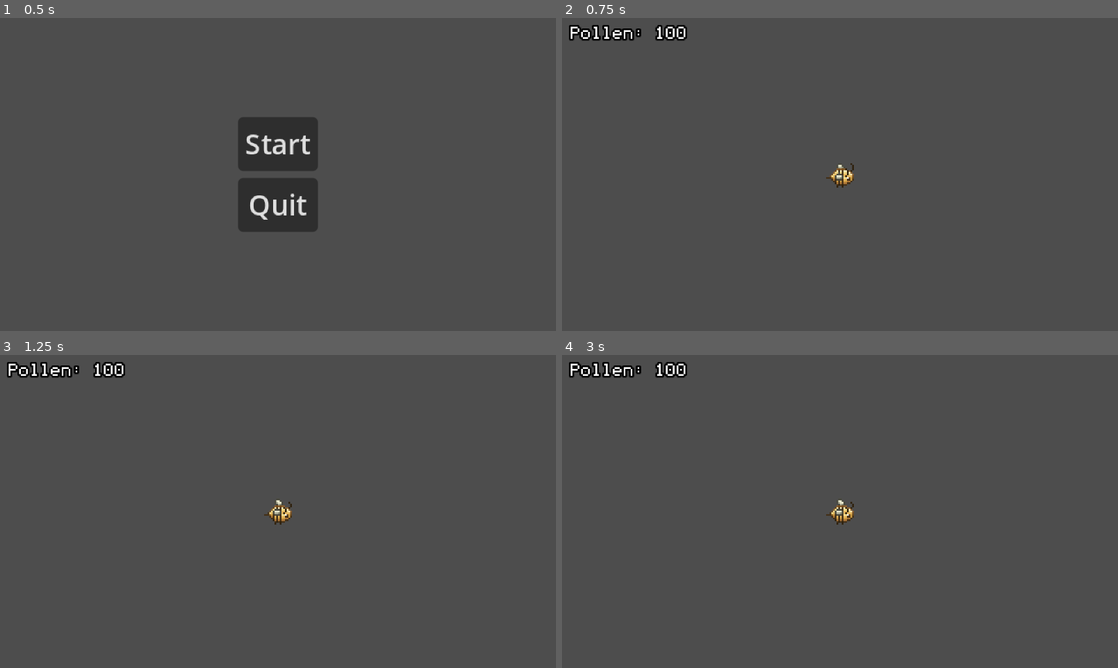
Above: before the commit, frames 1-4 (two rows, left to right).
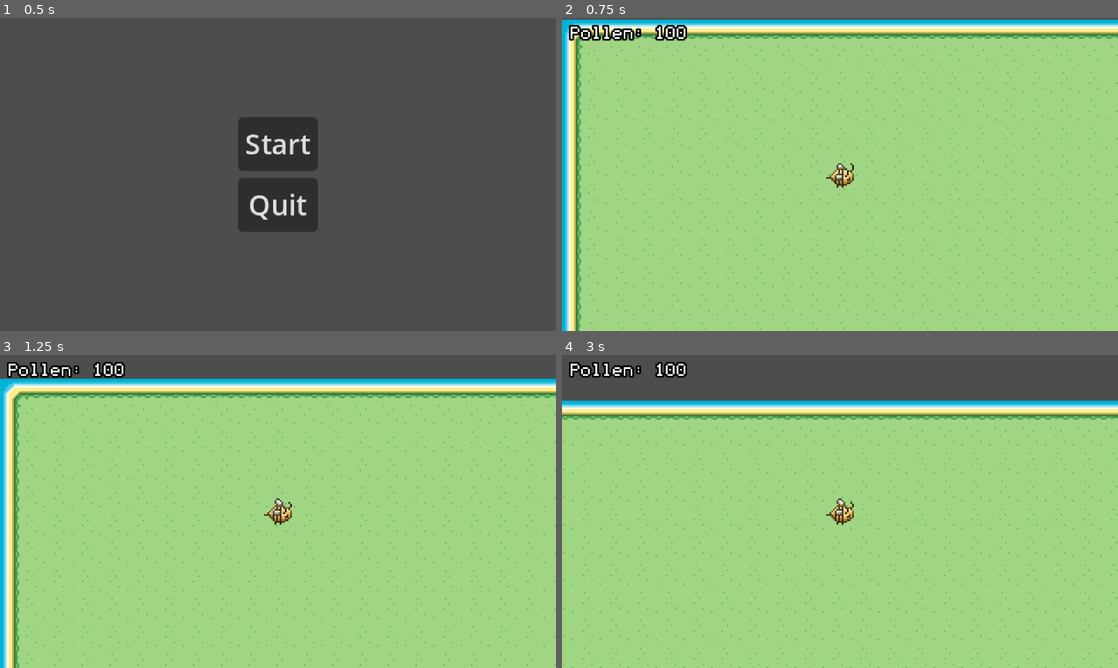
Above: after the commit, the same moments.

Repository: takanazwa5/HelloGameJam2025
Game: Godot game, scene res://scenes/main/main.tscn
The game is run twice, just before and just after one commit, with the same random seed, the same clock (stepped at 60 frames per second) and the same inputs.
Inputs (mouse positions are in pixels of both pictures, inside the frame that each line leads up to):
- Up to frame 1 (0.5 s): no input
- Up to frame 2 (0.75 s): click "Start" at 0.5 s
- Up to frame 3 (1.25 s): no input
- Up to frame 4 (3 s): move the mouse to (962, 495) at 1.27 s; move the mouse to (728, 527) at 2.02 s; move the mouse to (895, 442) at 2.77 s

Frame 1 is identical in both runs. In frame 2, 99% of the frame differs, in the area x 0-100%, y 0-100%; in frame 3, 92%; in frame 4, 85%.

Commit message:
Update level_generator.gd

Diff:
--- a/features/level/level_generator.gd
+++ b/features/level/level_generator.gd
@@ -50,7 +50,7 @@
 	for x: int in used_rect.size.x:
 		for y: int in used_rect.size.y:
 			var current_tile : LevelTileData = map_grid[x][y]
-			tilemap_layer.set_cell(Vector2(x, y), get_tile_type(current_tile.tile_type), Vector2i(0, 0))
+			tilemap_layer.set_cell(Vector2(x, y), current_tile.tile_index, Vector2i(0, 0))
 
 func set_tile(tile_type : TileType, pos_x : int, pos_y : int) -> void:
 	var current_tile : LevelTileData = map_grid[pos_x][pos_y]
